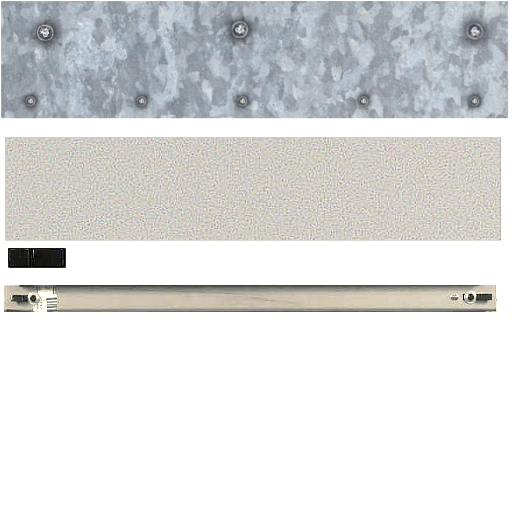
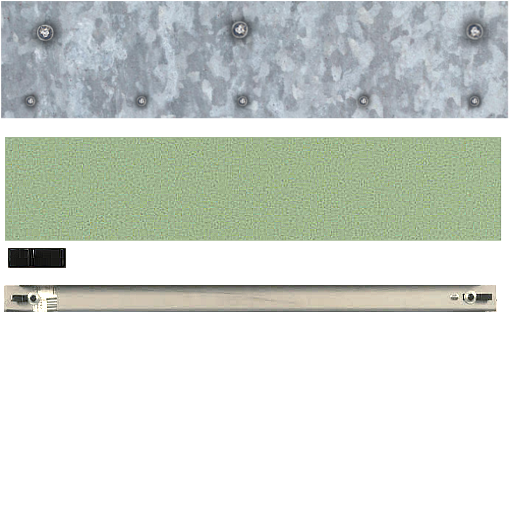
Layered file, before and after one edit (512×512). Changes by layer:
painted on "Pasted Layer #1" over box(5, 137, 502, 241)
